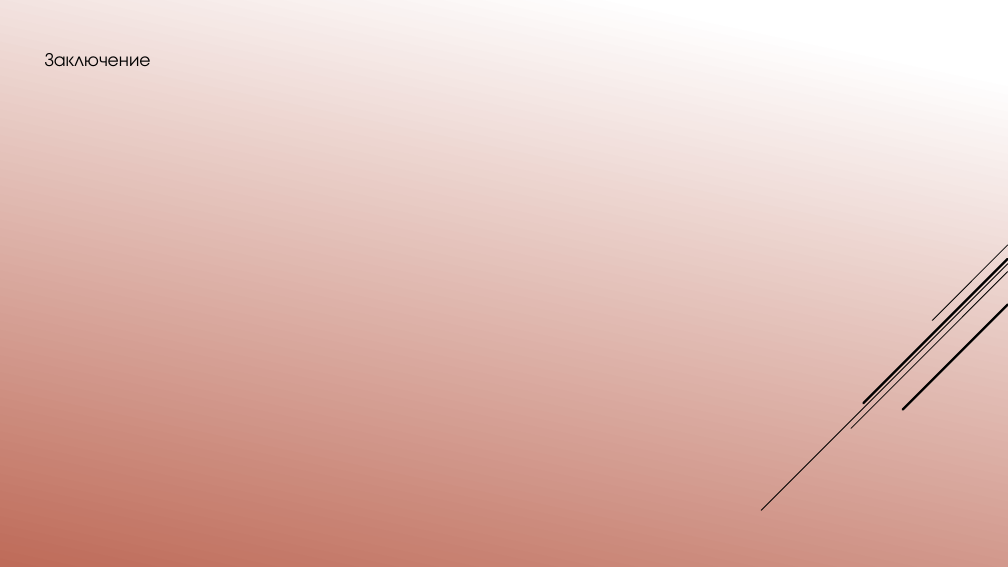
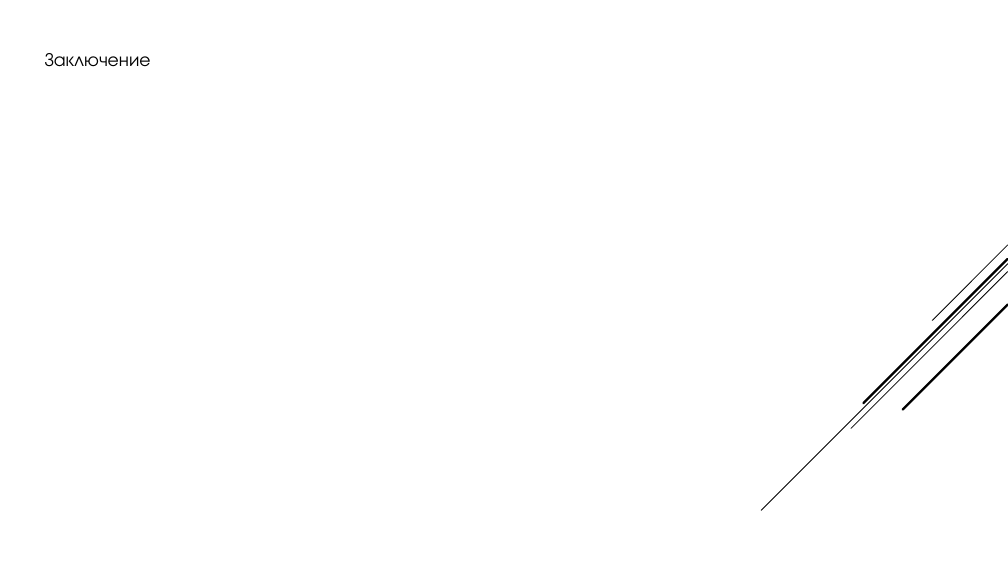
Before and after one commit to pgee-dzi2024/Theme_07, a slide deck: slide 9 of 07 Петър Павлевичин/Защита теория.pptx. Drawn at 1008x567 pixels with LibreOffice and Linux fonts; fonts in the diff are those of the drawing; background and template pictures are left out. Boxes give left, top, right and bottom in pixels: in the first picture for what was removed or moved away, otherwise in the second. Text is boxed around its words. In the diff, an @@ line names an element or a change of style, - is before the commit and + after.

```diff
--- a/07 Петър Павлевичин/Защита теория.pptx
+++ b/07 Петър Павлевичин/Защита теория.pptx
@@ background gradient #FFFFFF to #C26A56 to picture (left out) @@
```
Also in this commit, not shown: 4 other slides changed, 5 slides added, 5 slides removed, 4 other files.
